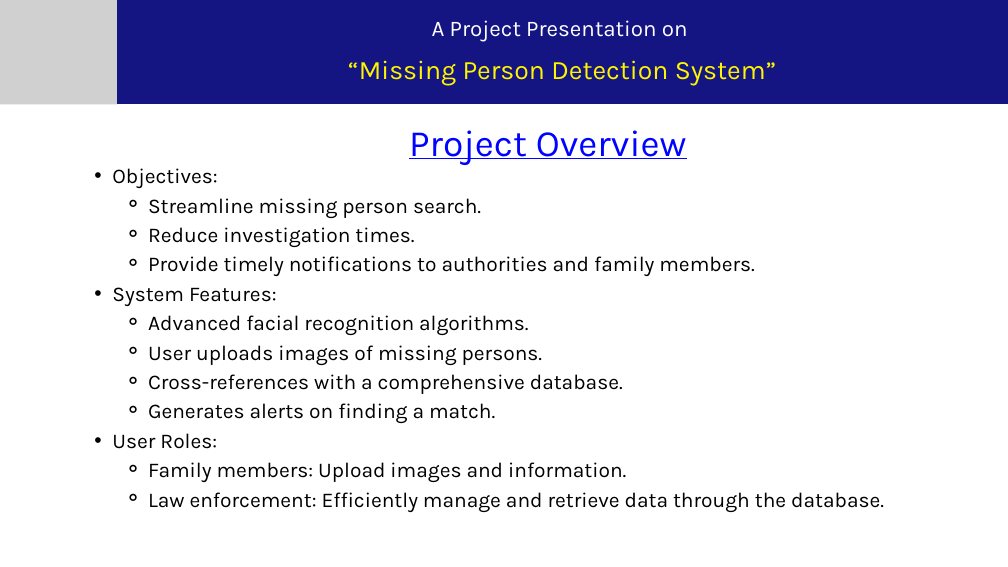
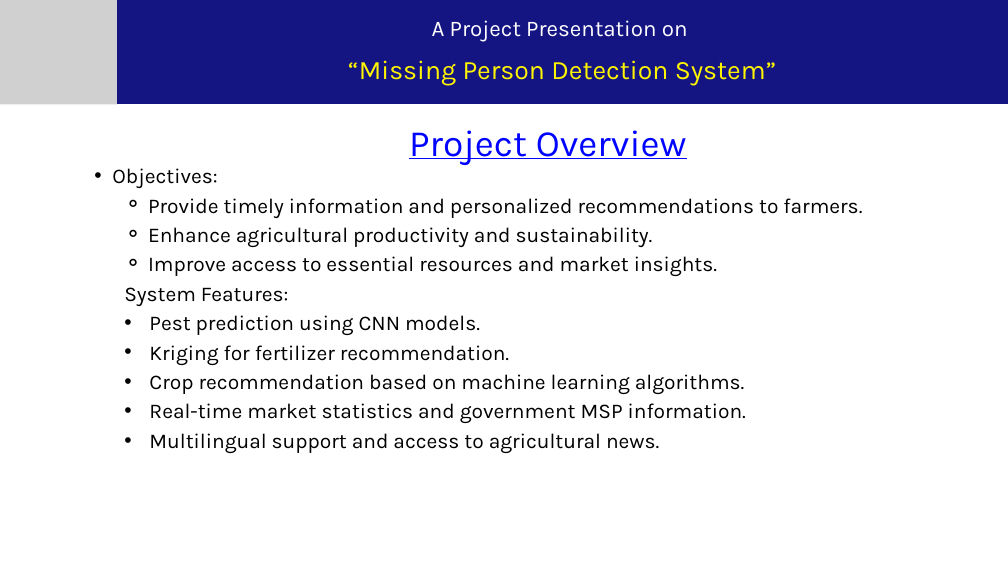
Before and after one commit to thegeek36/Missing-Person-Detection-System, a slide deck: slide 5 of Documentation/7th Semester Project Presentation.pptx. Drawn at 1008x567 pixels with LibreOffice and Linux fonts; fonts in the diff are those of the drawing; grey boxes stand for pictures. Boxes give left, top, right and bottom in pixels: in the first picture for what was removed or moved away, otherwise in the second. Text is boxed around its words. In the diff, an @@ line names an element or a change of style, - is before the commit and + after.

```diff
--- a/Documentation/7th Semester Project Presentation.pptx
+++ b/Documentation/7th Semester Project Presentation.pptx
@@ text at box(148, 198, 862, 276): text changed @@
-    ⚬ Streamline missing person search.
-    ⚬ Reduce investigation times.
-    ⚬ Provide timely notifications to authorities and family members.
+    ⚬ Provide timely information and personalized recommendations to farmers.
+    ⚬ Enhance agricultural productivity and sustainability.
+    ⚬ Improve access to essential resources and market insights.
@@ text at box(124, 287, 289, 306): bullet • to none; list level 2 to 3 in "System Features:" @@
@@ text at box(149, 315, 746, 453): text changed @@
-    ⚬ Advanced facial recognition algorithms.
-    ⚬ User uploads images of missing persons.
-    ⚬ Cross-references with a comprehensive database.
-    ⚬ Generates alerts on finding a match.
-  • User Roles:
-    ⚬ Family members: Upload images and information.
-    ⚬ Law enforcement: Efficiently manage and retrieve data through the database.
+    • Pest prediction using CNN models.
+    • Kriging for fertilizer recommendation.
+    • Crop recommendation based on machine learning algorithms.
+    • Real-time market statistics and government MSP information.
+    • Multilingual support and access to agricultural news.
```
Also in this commit, not shown: 9 other slides changed, 3 slides added, 14 other files.
